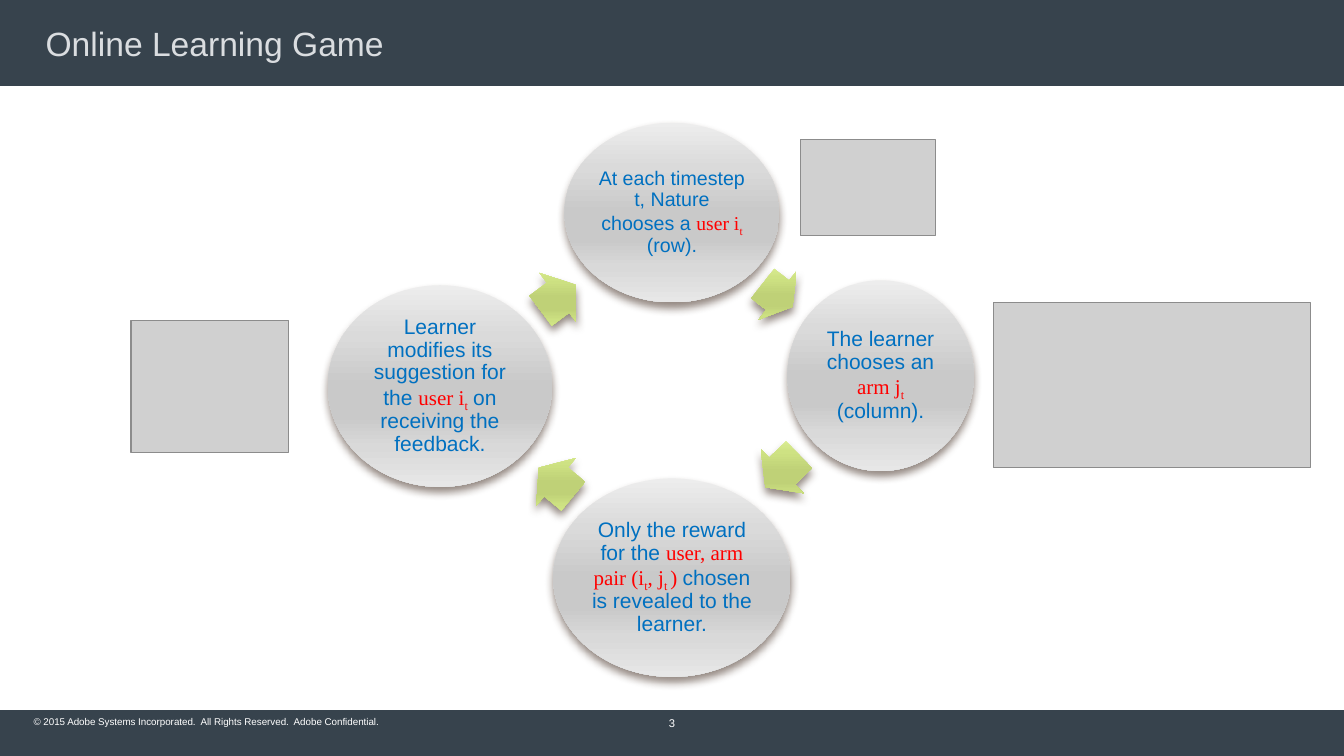
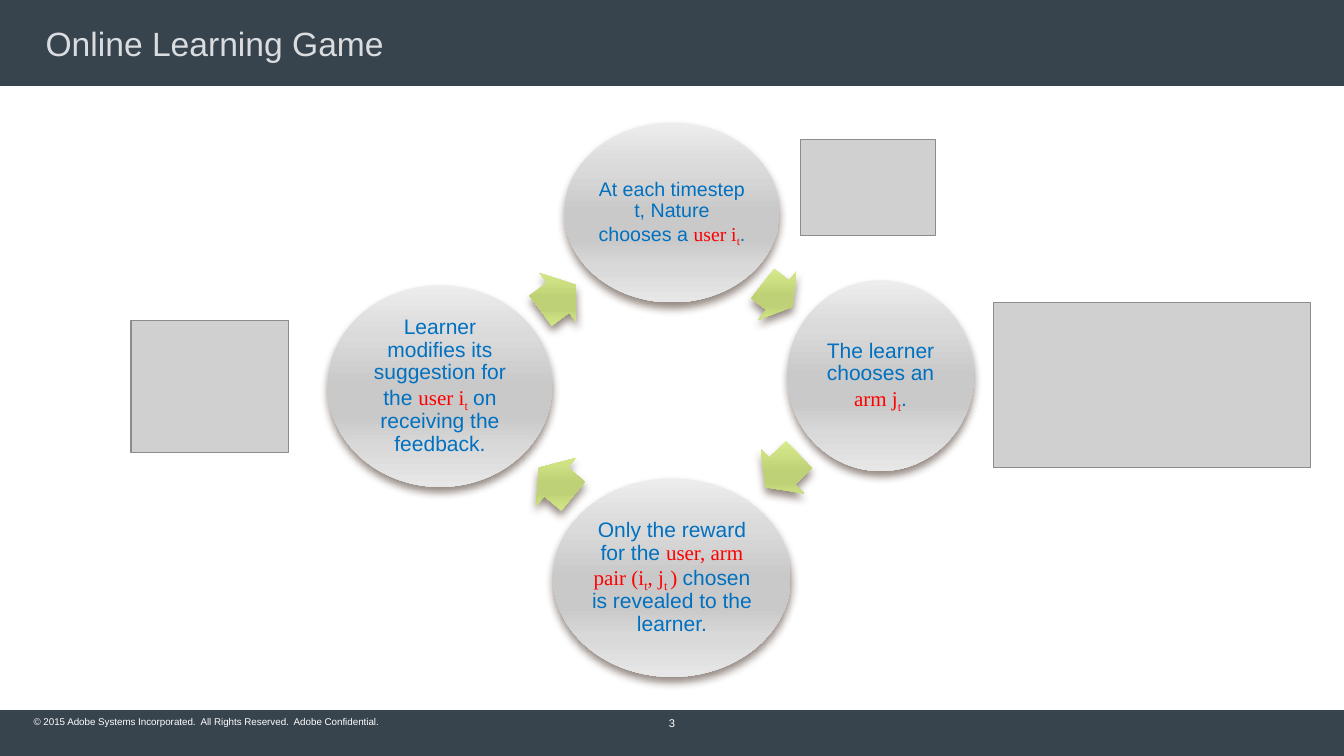
Before and after one commit to Subhojyoti/Adobe_Intern, a slide deck: slide 3 of Adobe PPT/Subho_Inception_talk.pptx. Drawn at 1344x756 pixels with LibreOffice and Linux fonts; fonts in the diff are those of the drawing; grey boxes stand for pictures; background and template pictures are left out. Boxes give left, top, right and bottom in pixels: in the first picture for what was removed or moved away, otherwise in the second. Text is boxed around its words. In the diff, an @@ line names an element or a change of style, - is before the commit and + after.

```diff
--- a/Adobe PPT/Subho_Inception_talk.pptx
+++ b/Adobe PPT/Subho_Inception_talk.pptx
@@ text at (599, 182, 745, 241): text changed @@
-At each timestep t, Nature chooses a user it (row).
+At each timestep t, Nature chooses a user it.
@@ text at (827, 343, 934, 406): text changed @@
-The learner chooses an arm jt (column).
+The learner chooses an arm jt.
```
Also in this commit, not shown: 6 other slides changed, 8 other files.
